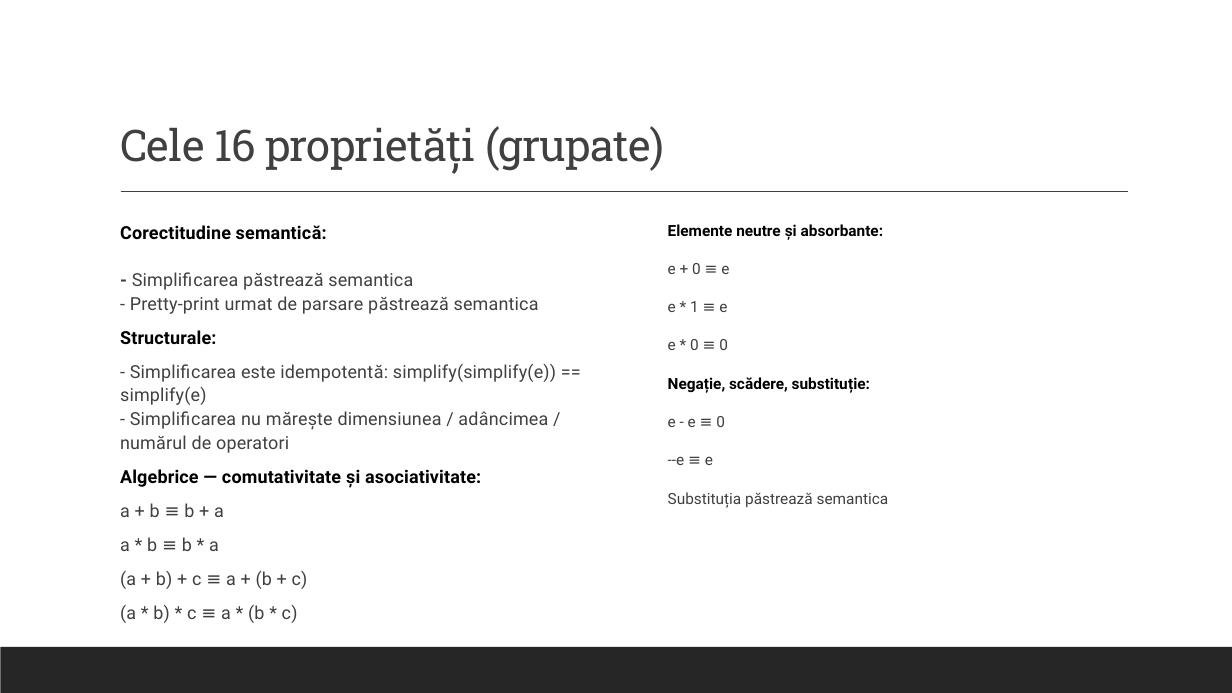
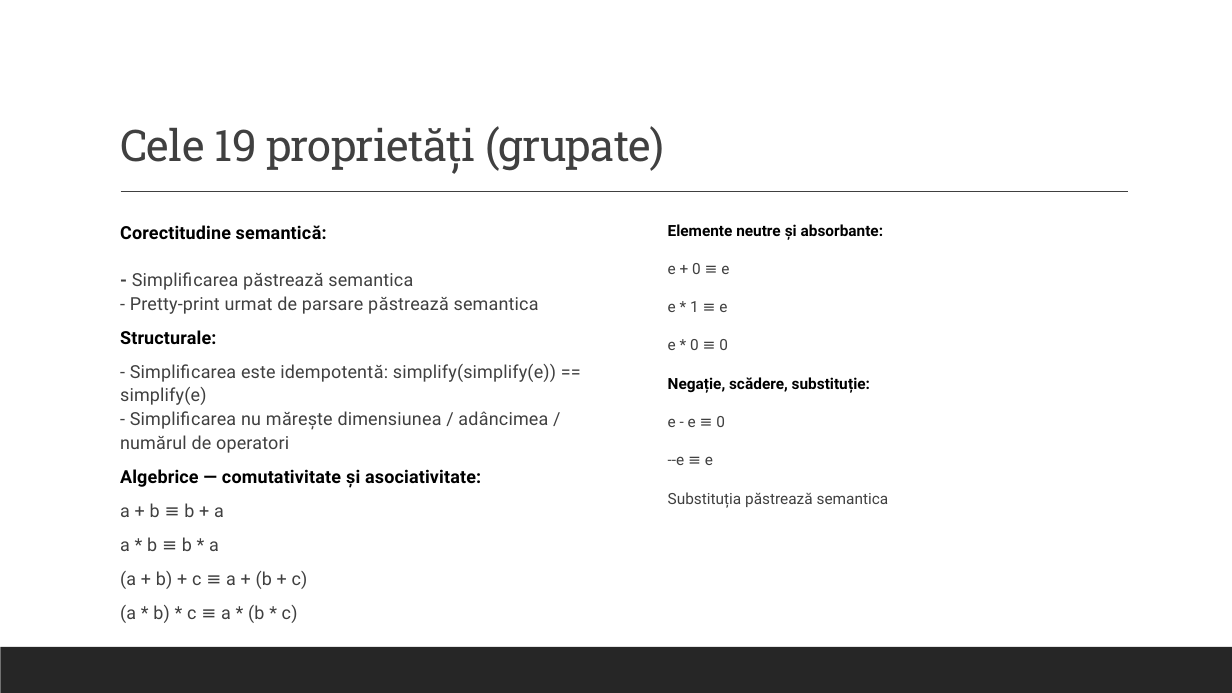
Before and after one commit to alexandrunite/MFIS_Project, a slide deck: slide 14 of Testarea property-based folosind QuickCheck.pptx. Drawn at 1232x693 pixels with LibreOffice and Linux fonts; fonts in the diff are those of the drawing. Boxes give left, top, right and bottom in pixels: in the first picture for what was removed or moved away, otherwise in the second. Text is boxed around its words. In the diff, an @@ line names an element or a change of style, - is before the commit and + after.

```diff
--- a/Testarea property-based folosind QuickCheck.pptx
+++ b/Testarea property-based folosind QuickCheck.pptx
@@ title at <box>120,126,664,172</box>: text changed @@
-Cele 16 proprietăți (grupate)
+Cele 19 proprietăți (grupate)
```
Also in this commit, not shown: 8 other slides changed.
